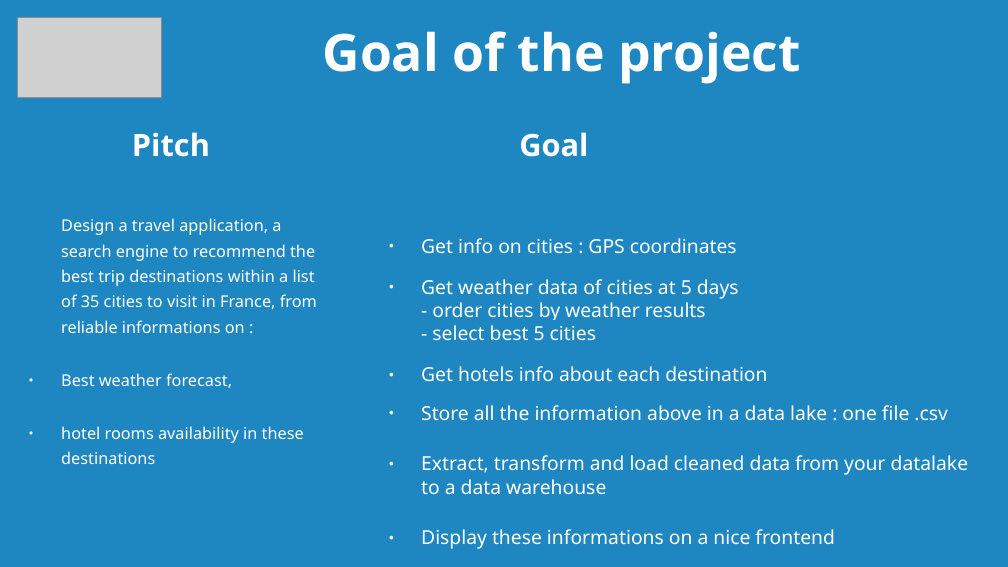
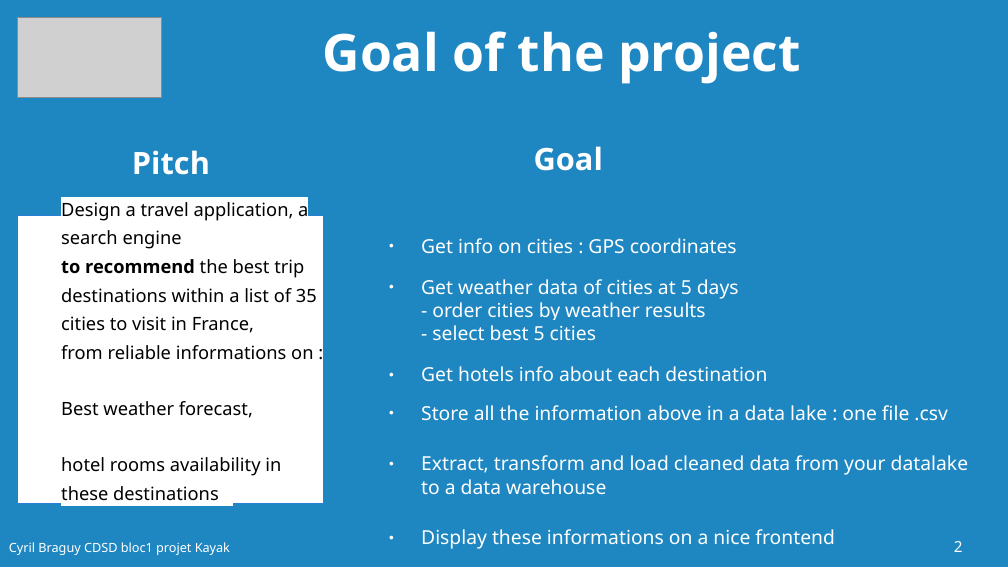
Before and after one commit to cyrilbraguy/Bl1_kayak, a slide deck: slide 2 of zz_doc/braguy_CDSD_block1_kayak.odp. Drawn at 1008x567 pixels with LibreOffice and Linux fonts; fonts in the diff are those of the drawing; grey boxes stand for pictures; background and template pictures are left out. Boxes give left, top, right and bottom in pixels: in the first picture for what was removed or moved away, otherwise in the second. Text is boxed around its words. In the diff, an @@ line names an element or a change of style, - is before the commit and + after.

```diff
--- a/zz_doc/braguy_CDSD_block1_kayak.odp
+++ b/zz_doc/braguy_CDSD_block1_kayak.odp
@@ title "Pitch": place and size @@
-title "Pitch" at [132, 132, 210, 157]
+title "Pitch" at [132, 150, 210, 175]
@@ title "Goal": place and size @@
-title "Goal" at [519, 132, 588, 157]
+title "Goal" at [534, 146, 603, 171]
@@ text "Design a travel application, a ...": place and size @@
-text "Design a travel application, a ..." at [61, 218, 317, 464]
+text "Design a travel application, a ..." at [18, 216, 325, 504]
@@ text "Design a travel application, a ..." at [18, 216, 325, 504]: size 12.8 to 14.4 pt, text colour #FFFFFF to #000000, highlight #1E86C1 to #FFFFFF; bold on in "to recommend"; fill none to #FFFFFF; outline none to #2B7ED7 0 pt @@
@@ text added at [9, 542, 230, 555], 10 pt, text #FFFFFF @@
+Cyril Braguy CDSD bloc1 projet Kayak
@@ page number added at [954, 541, 963, 552], 12 pt, text #FFFFFF @@
+2
```
Also in this commit, not shown: 6 other slides changed, 5 other files.
